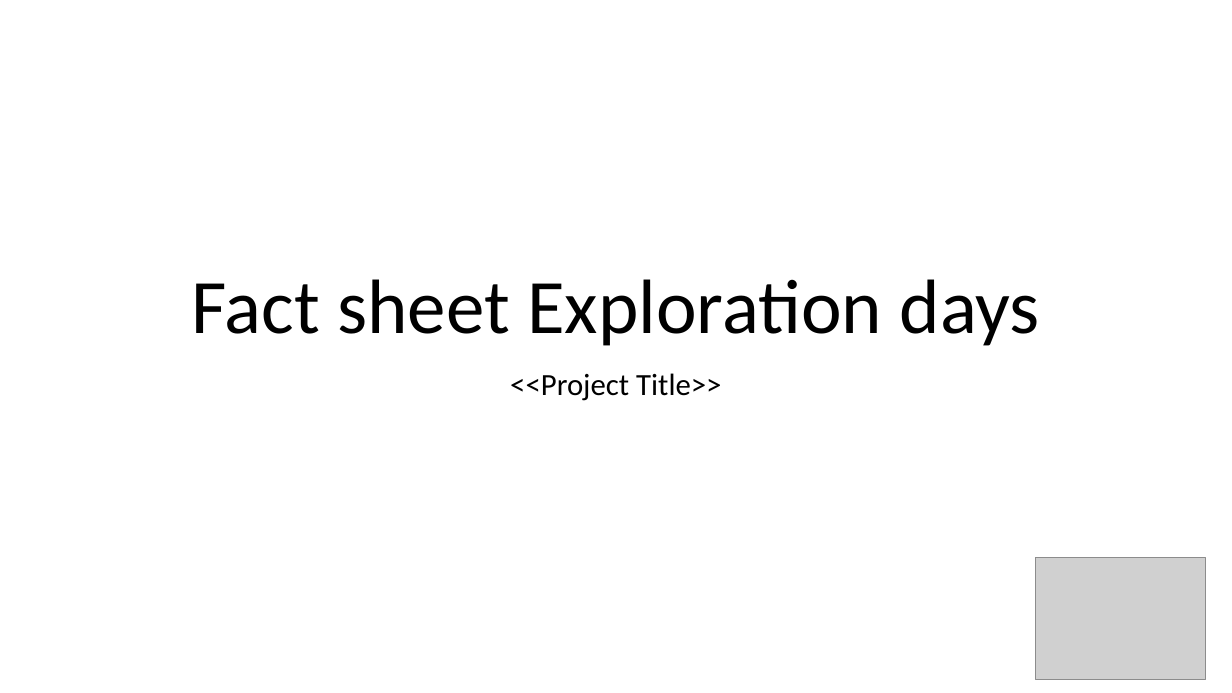
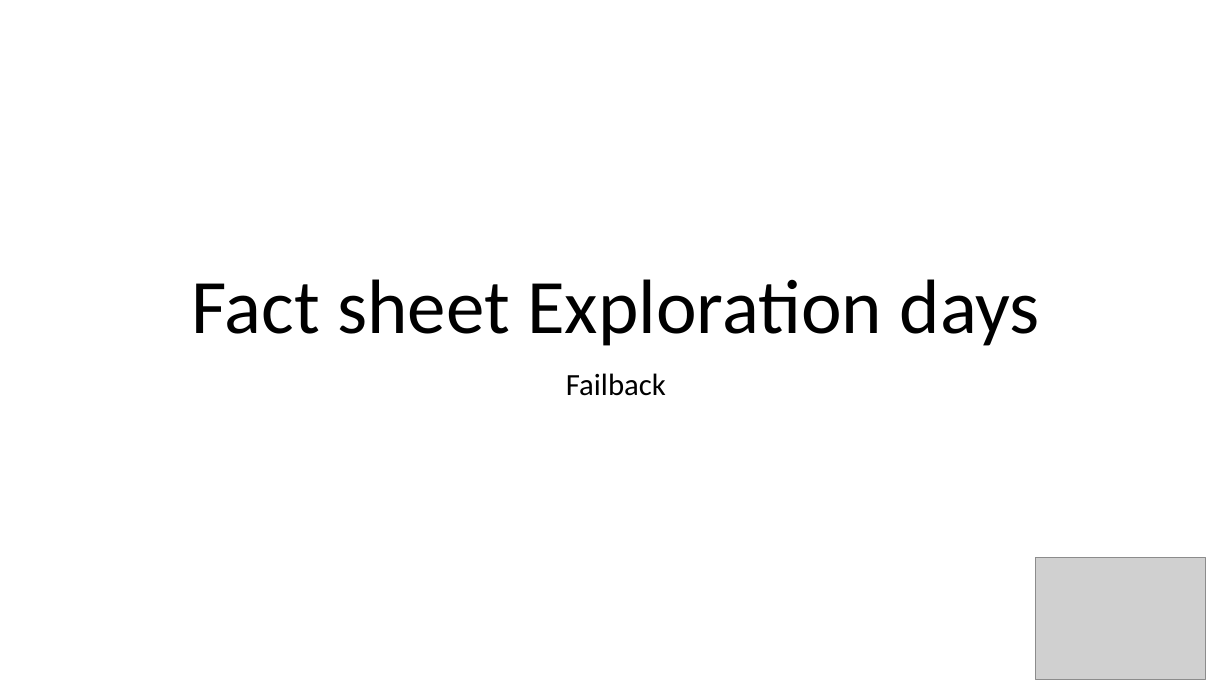
Before and after one commit to gitom/failback, a slide deck: slide 1 of FactSheet.pptx. Drawn at 1232x693 pixels with LibreOffice and Linux fonts; fonts in the diff are those of the drawing; grey boxes stand for pictures. Boxes give left, top, right and bottom in pixels: in the first picture for what was removed or moved away, otherwise in the second. Text is boxed around its words. In the diff, an @@ line names an element or a change of style, - is before the commit and + after.

```diff
--- a/FactSheet.pptx
+++ b/FactSheet.pptx
@@ subtitle at [566,373,666,396]: text changed @@
-<<Project Title>>
+Failback
```
Also in this commit, not shown: 8 other slides changed.
